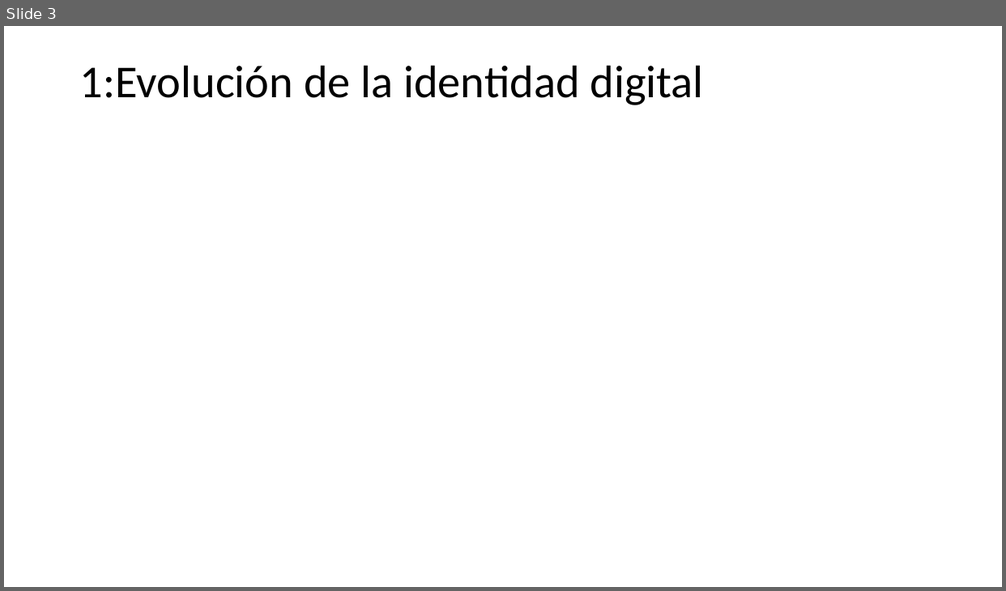
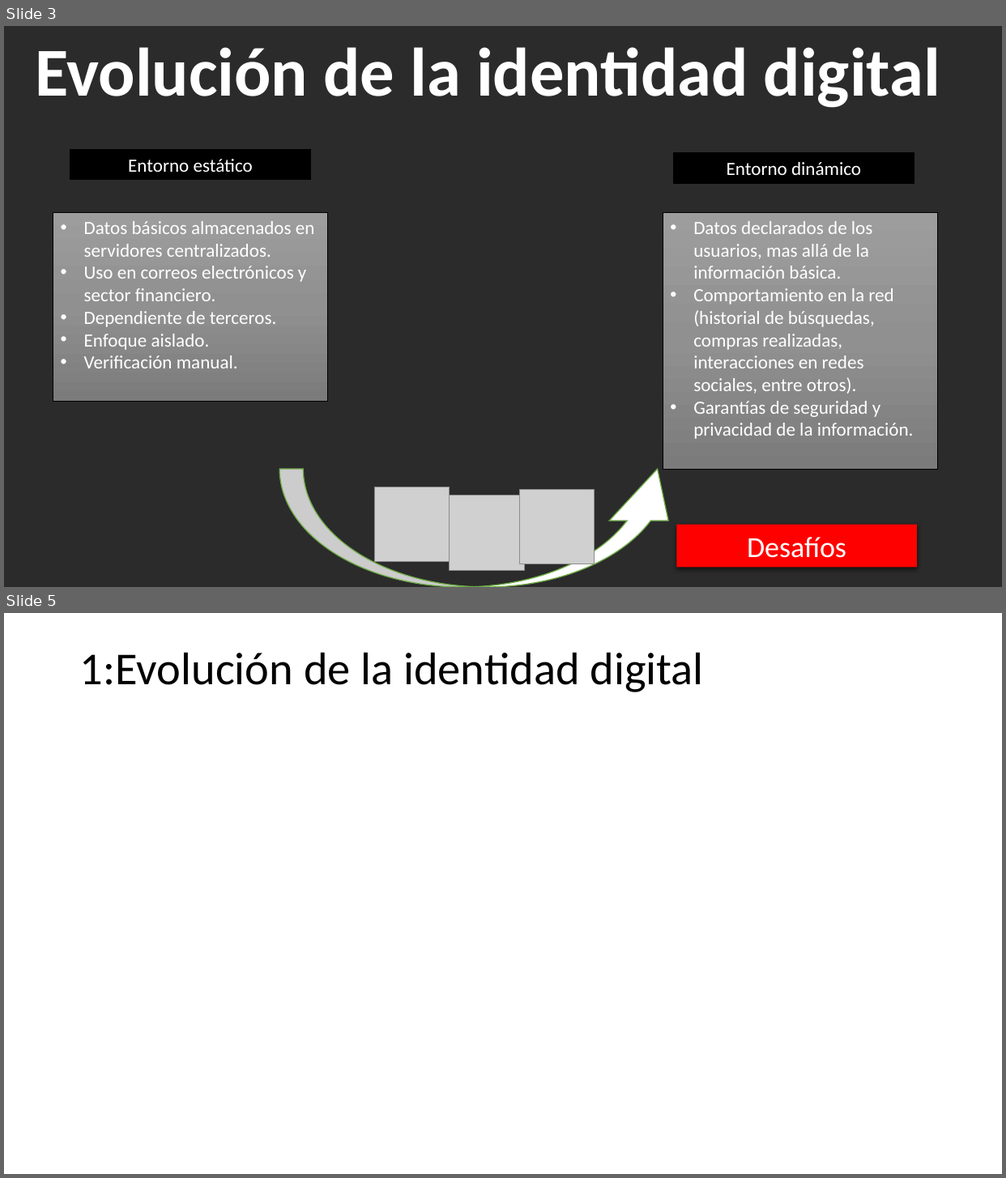
Before and after one commit to jaiderospina/Gesti-n-de-Ciberseguridad_2024_2, a slide deck: Grupo 3/Presentación identidad digital.pptx. Shown one above the other, each under a label of ours: slide 3 before the commit, slides 3 and 5 after it; the slides between them are not shown. The pictures are 1006x591 and 1006x1178 pixels, drawn with LibreOffice and Linux fonts; fonts in the diff are those of the drawing; grey boxes stand for pictures; background and template pictures are left out; a plain dark background stands for a picture behind light text. Boxes give left, top, right and bottom in pixels: in the first picture for what was removed or moved away, otherwise in the second. Text is boxed around its words. In the diff, an @@ line names an element or a change of style, - is before the commit and + after.

```diff
--- a/Grupo 3/Presentación identidad digital.pptx
+++ b/Grupo 3/Presentación identidad digital.pptx
@@ slide 3 added at bbox=[4, 26, 1002, 587], background picture (left out) @@
@@ text added at bbox=[35, 47, 940, 108], 66 pt, text #FFFFFF, bold @@
+Evolución de la identidad digital
@@ rectangle added at bbox=[70, 149, 311, 179], fill #000000, outline #000000 1 pt, 18 pt, text #FFFFFF @@
+Entorno estático
@@ rectangle added at bbox=[674, 153, 914, 183], fill #000000, outline #000000 1 pt, 18 pt, text #FFFFFF @@
+Entorno dinámico
@@ rectangle added at bbox=[53, 212, 328, 401], fill gradient #9D9D9D to #909090 to #7C7C7C, outline #000000 0.5 pt, 18 pt, text #FFFFFF @@
+• Datos básicos almacenados en servidores centralizados.
+• Uso en correos electrónicos y sector financiero.
+• Dependiente de terceros.
+• Enfoque aislado.
+• Verificación manual.
@@ rectangle added at bbox=[663, 212, 938, 469], fill gradient #9D9D9D to #909090 to #7C7C7C, outline #000000 0.5 pt, 18 pt, text #FFFFFF @@
+• Datos declarados de los usuarios, mas allá de la información básica.
+• Comportamiento en la red (historial de búsquedas, compras realizadas, interacciones en redes sociales, entre otros).
+• Garantías de seguridad y privacidad de la información.
@@ curved up arrow added at bbox=[279, 469, 687, 587], fill #FFFFFF, outline #70AD47 1 pt @@
@@ picture added at bbox=[374, 487, 450, 562] @@
@@ picture added at bbox=[450, 496, 524, 571] @@
@@ picture added at bbox=[519, 489, 594, 565] @@
@@ rectangle added at bbox=[677, 525, 918, 567], fill #FF0000, 28 pt, text #FFFFFF @@
+Desafíos
@@ what was slide 3 is now slide 5 @@
```
Also in this commit, not shown: 2 other slides added, 1 slide removed.
